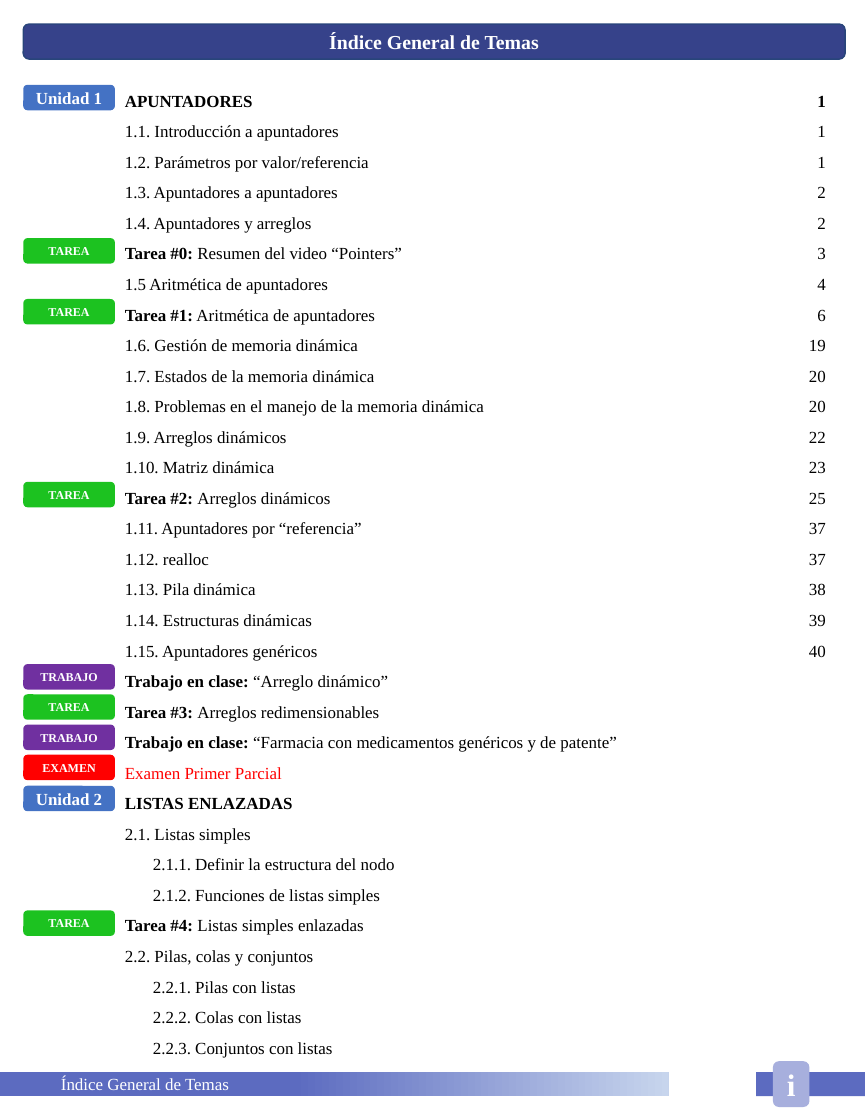
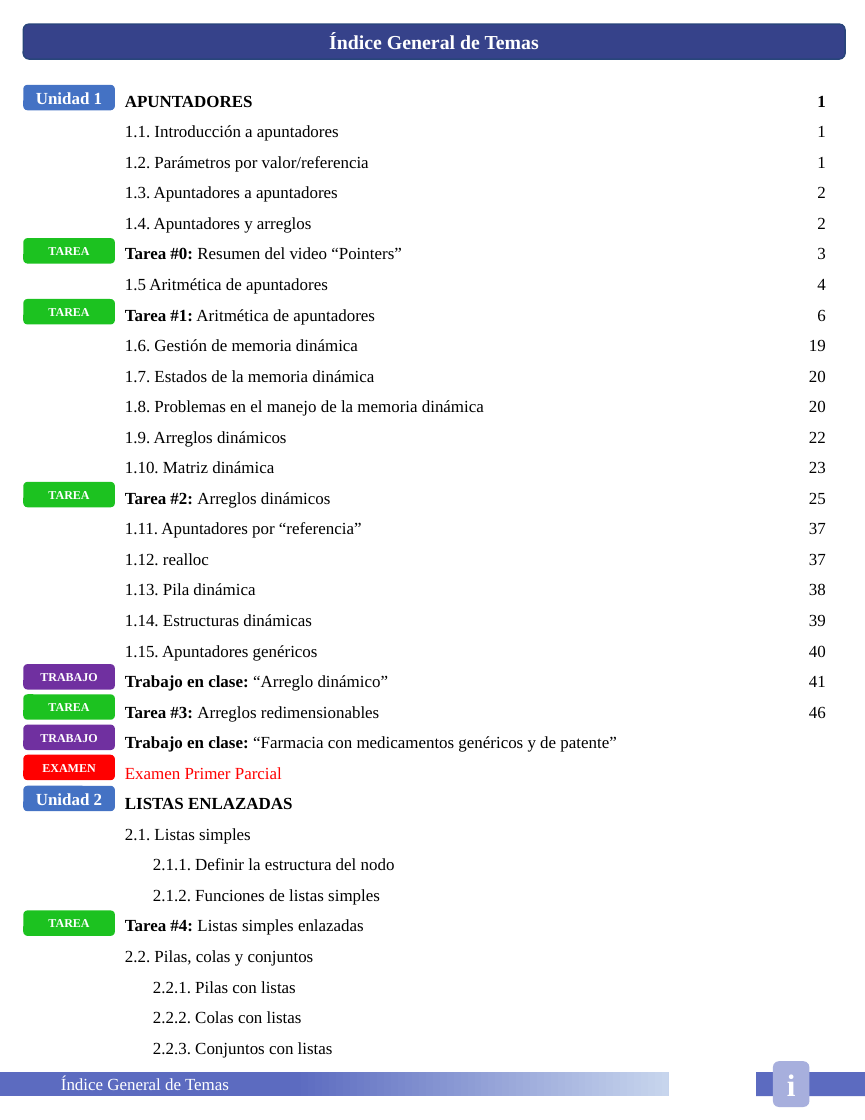
Before and after one commit to HugoEsparzaC/Libreta-Estructuras-II, a slide deck: slide 3 of Libreta Estructuras de Datos II.pptx. Drawn at 865x1120 pixels with LibreOffice and Linux fonts; fonts in the diff are those of the drawing. Boxes give left, top, right and bottom in pixels: in the first picture for what was removed or moved away, otherwise in the second. Text is boxed around its words. In the diff, an @@ line names an element or a change of style, - is before the commit and + after.

```diff
--- a/Libreta Estructuras de Datos II.pptx
+++ b/Libreta Estructuras de Datos II.pptx
@@ text at (809,676,826,718): paragraphs added @@
+41
+46
```
Also in this commit, not shown: 9 other slides changed, 5 slides added, 1 slide removed, 1 other file.
